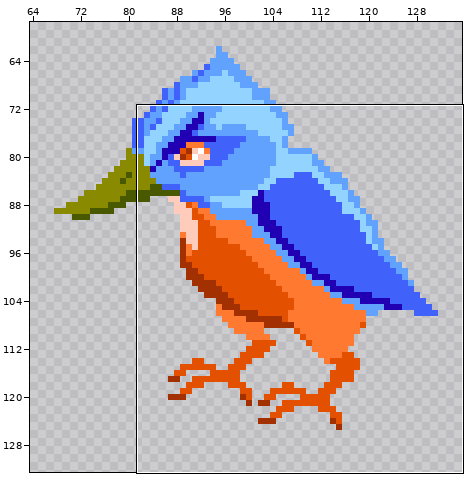
A pixel-art file gets an edit: maaack's-game-template/assets/enemies/kingfisher.aseprite. Above: a wide view before the commit, with the close-up outlined.
Close-up. Before the commit:
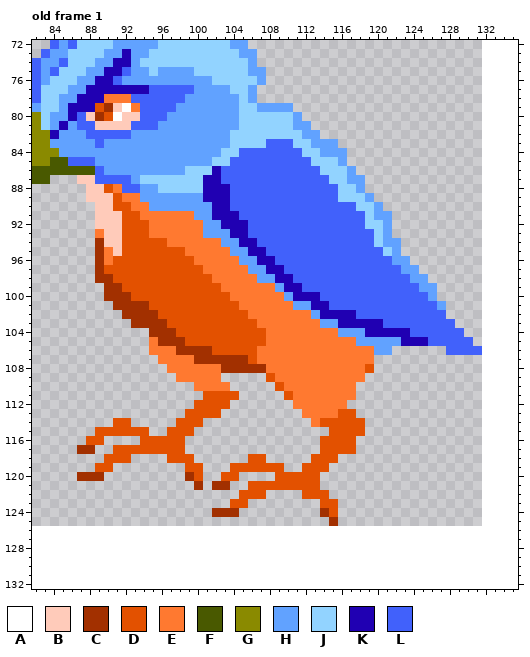
64x64 pixels, 1 frame. Shown: old frame 1: x 82..135, y 72..132. The old version is drawn lined up with the new one, on the new canvas. The wide view leaves out empty margins. The commit also changed other frames or places, which this record leaves out.
Visible layers, top first: "feet Copy", "feet", "wing", "Layer 1 Copy".
Palette (. is transparent): A #ffffff  B #ffcbba  C #a23000  D #e35100  E #ff7930  F #495900  G #8a8a00  H #61a2ff  J #92d3ff  K #2000b2  L #4161fb
Pixels before, old frame 1 (only the part around the change), first column x 82:
 75 LHLJJJHHKKLHHJHHHHJJJJJJHH............................
 76 LHJJJHHKKLHHHHHHHHHHJJJJJH............................
 77 LJJJHHKKKKKKKLLLLLHHHHJJH.............................
 78 LJJHHKKKEEELLLLLLHHHHHHJH.............................
 79 HJJHKKKDCBAELLLLHHHHHHHJJHHHH.........................
 80 GJHHKLBCDABBLLLHHHHHHHHJJJJJJH........................
 81 GJHKHLLBBBBLLLHHHHHHHHHJJJJJJHH.......................
 82 GGKHHHLLLLLHHHHHHHHHHHJJJJJJJJHH......................
 83 GGHHHHHLHHHHHHHHHHHHHHJJJJLLLJJHHH....................
 84 GGGHHHHHHHHHHHHHHHHHHJJLLLLLLLJJHHH...................
 85 GGFFLLLHHHHHHHHHHHHHJJLLLLLLLLLJJJH...................
 86 FFFFFFFLHHHHHHHHHJJJKLLLLLLLLLLLJJJH..................
 87 FF...BBLLLLHJJJJJJJKKLLLLLLLLLLLLJJHH.................
 88 ......BBDELLHHJJJJJKKKLLLLLLLLLLLLJJH.................
 89 ......BBBDEEHHHHHHHKKKLLLLLLLLLLLLJJJH................
 90 .......BBDDEEHHHHHHHKKLLLLLLLLLLLLLLJJH...............
 91 .......BBBDDEEEEEEHHKKKLLLLLLLLLLLLLLJHH..............
 92 .......BBBDDDEEEEEEHHKKKLLLLLLLLLLLLLJJH..............
 93 .......EBBDDDEEEEEEHHHKKLLLLLLLLLLLLLLJH..............
 94 .......CBBDDDDDEEEEEEHHKKLLLLLLLLLLLLLJHH.............
 95 .......CEBDDDDDDDEEEEEHHKKLLLLLLLLLLLLLJH.............
 96 .......CEDDDDDDDDDEEEEEHHKKLLLLLLLLLLLLLHH............
 97 .......CDDDDDDDDDDDEEEEEHHKKLLLLLLLLLLLLLHH...........
 98 .......CCDDDDDDDDDDDEEEEEHHKKLLLLLLLLLLLLLHH..........
 99 ........CCDDDDDDDDDDDEEEEEEHKKLLLLLLLLLLLLLHH.........
100 ........CCCDDDDDDDDDDDEEEEEEHKKKLLLLLLLLLLLLH.........
101 .........CCCCDDDDDDDDDDEEEEEEHHKKLLLLLLLLLLLLH........
102 ..........CCCCDDDDDDDDDDEEEEEEEHKKKKLLLLLLLLLL........
103 ...........CCCCDDDDDDDDDDEEEEEEEHHKKKKKLLLLLLLL.......
104 .............CCCDDDDDDDDDDEEEEEEEEHHHKKKKKLLLLLL......
105 .............ECCCDDDDDDDDDEEEEEEEEEEHHHHHKKKLLLLL.....
106 .............EEECCCCDDDDDEEEEEEEEEEEEEHH......LLLL....
107 ..............EEEECCCCCCDEEEEEEEEEEEEE................
108 ...............EEEEEECCCCCEEEEEEEEEEED................
109 ................EEEEE.....DEEEEEEEEEE.................
110 ..................EEEE.....DEEEEEEEE..................
111 ...................DDDD.....DEEEEEEE..................
112 ..................DDDD.......EEEEEE...................
113 .................DDDD.........EEEEDD..................
114 .........DD.....DDD............EDDDDD.................
115 .......DDDDDD..DDD...............DDDD.................
116 ......DD....DDDDD...............DDDD..................
117 .....CC..DDDDDDDD...............DDDD..................
118 ........DDD....DDD......DD.....DDD....................
119 .......DD........DD...DDDDDD..DDD.....................
120 .....CCC.........CD..DD....DDDDD......................
121 ..................C.CC..DDDDDDDD......................
122 .......................DDD....DDD.....................
123 ......................DD........DD....................
124 ....................CCC.........CD....................
125 .................................C....................
126 ......................................................
127 ......................................................
128 ......................................................
129 ......................................................
After:
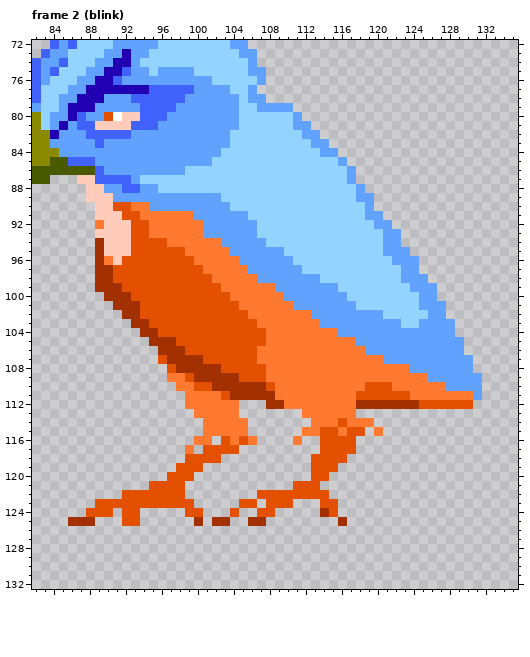
A new or re-ordered frame is compared with the old frame closest to it.
The exact change:
canvas 64x64 -> 192x192, the old top-left corner now at 68,62
frames 1 -> 22
Changed rows in their new state; - is an unchanged pixel.
Frame 2 (blink) is new; against old frame 1:
first column x 86:
 78 ----HHH--------------H------------------------
 79 ---HHHHH--------------------------------------
 80 --HH------------------------------------------
 83 ----------------------JJJ----.----------------
 84 -------------------JJJJJJJ----.---------------
 85 ------------------JJJJJJJJJ-------------------
 86 ----------------JJJJJJJJJJJJ------------------
 87 ---------------JJJJJJJJJJJJJJ---.-------------
 88 ----HH---------JJJJJJJJJJJJJJJ----------------
 89 -----HHH-------HHJJJJJJJJJJJJJ--H-------------
 90 ----------------HHJJJJJJJJJJJJJJ-H.-----------
 91 ----------------HHHHJJJJJJJJJJJJJH-.----------
 92 ---E--B----------HHHHJJJJJJJJJJJJ-H-----------
 93 ---B--B-----------HHHJJJJJJJJJJJJJ--H---------
 94 ------B------------HHHJJJJJJJJJJJJ------------
 95 ----B-B-------------HHHHJJJJJJJJJJJH-H--------
 96 -----B---------------HHHHJJJJJJJJJJJ--H-------
 97 ----C-----------------HHHHJJJJJJJJJJJ---------
 98 -----------------------HHHHHJJJJJJJJJH--------
 99 ---C--------------------HHHHHHJJJJJJJJH-------
100 -------------------------HHHHHHJJJJJJJJH------
101 --------D------------------HHHHHJJJJJJJHH-----
102 --------DD------------------HHHHHHHJJJJJHH----
103 ---------DD-------------------HHHHHHHJJHHHH---
104 --------C-DD---------------------HHHHHHHHHH.--
105 ---------C--D------------------------HHHHHHH.-
106 ---------.CC-DDD-----------------H--HHHHHHHH..
107 ----------DCCC-DDDDD--------------EHHHHHHHHHH-
108 -----------DCCCCCDDDDD-----------EEEEEHHHHHHH-
109 -----------E-DCCCCCDDDE----------EEEEEEEHHHHHH
110 ------------EEDDCCCCCCDE--------EDDDEEEEEEHHHH
111 -------------EEEE-CCCCCEE-------DDDDDDEEEEEEEH
112 -------------EEEEEE---CCE------ECCCCCCCDDDDDD-
113 -------------.EEEEE-----------EE--------------
114 -----..-----...EEEEE--------EE-EEE------------
115 ---......--...-EEEEE------EED-E---E-----------
116 --..----.....-EE-DEDE----E--------------------
117 -..--........E-DDDD---------------------------
118 ----...----..-DDD---..--------D---------------
119 ---..-------D-----......--.--D----------------
120 -...-------DDD.--..----....-D-----------------
121 ---------DDDD-.-..--.....---------------------
122 ------DDDDDDD------..-DDDD--------------------
123 ---DDDDDDDDDDD----.-D-DDD---------------------
124 --DDD-DD-----DD-..D--DD-----------------------
125 CCC---DD------C-CC--CC-------.C---------------
